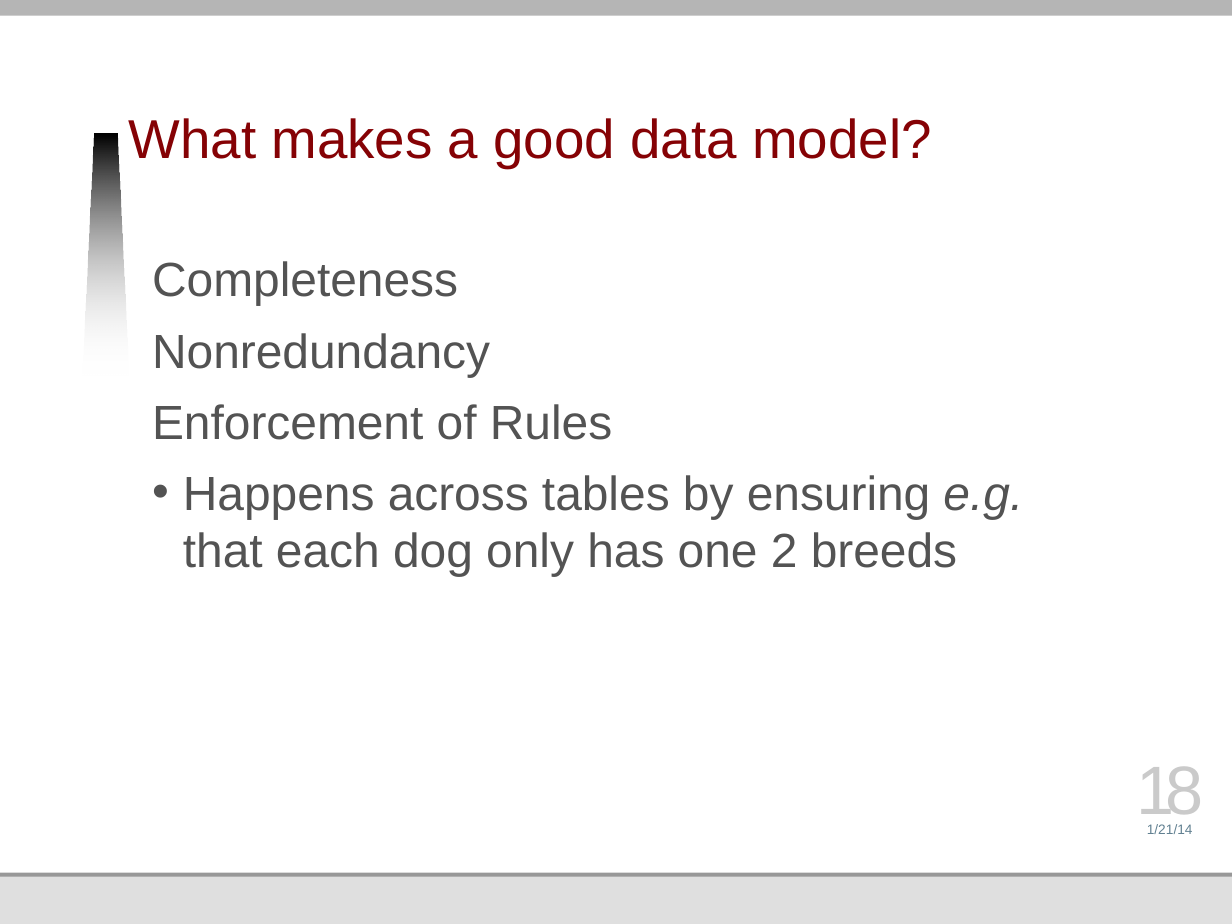
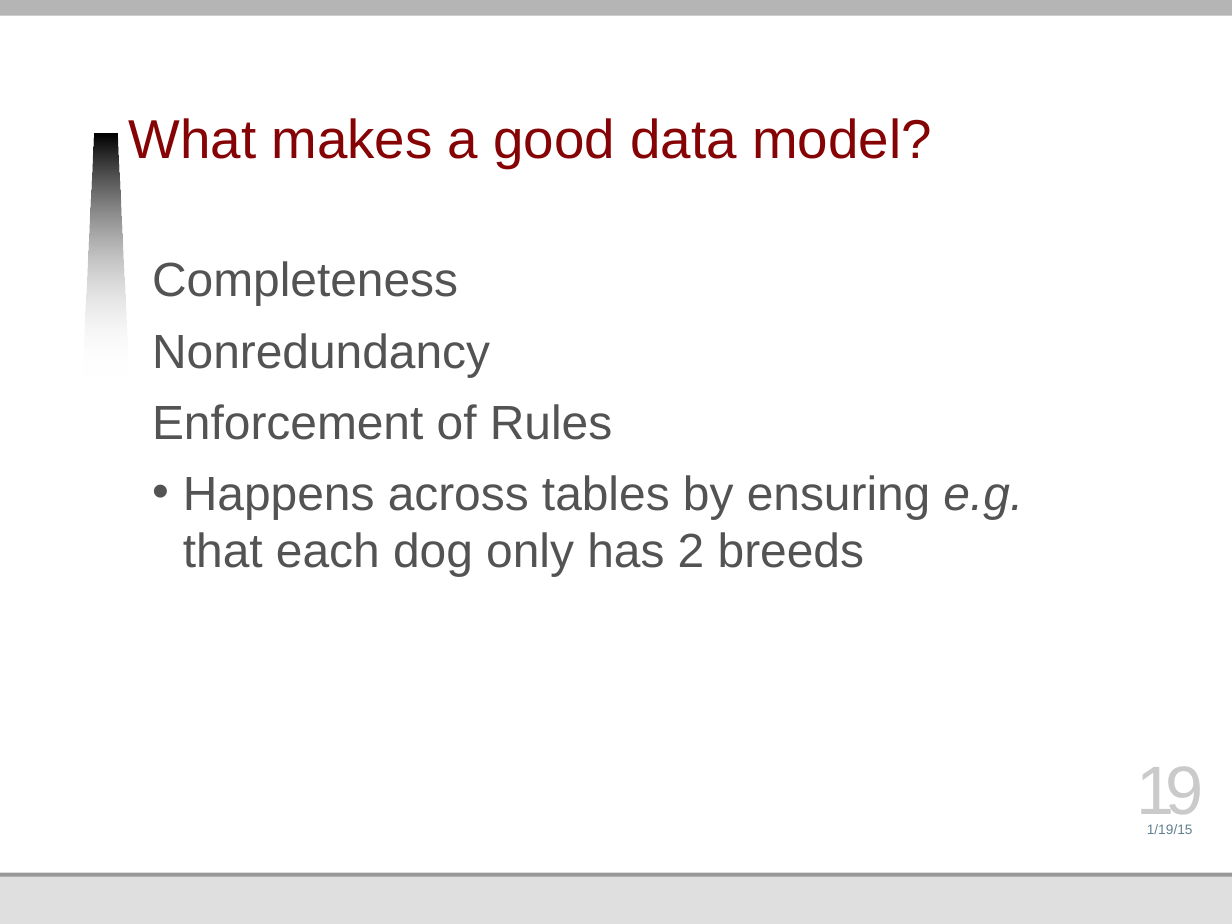
Before and after one commit to jmankoff/data, a slide deck: slide 19 of Lectures/3 Data Storage.pptx (slide 18 before the commit). Drawn at 1232x924 pixels with LibreOffice and Linux fonts; fonts in the diff are those of the drawing; background and template pictures are left out. Boxes give left, top, right and bottom in pixels: in the first picture for what was removed or moved away, otherwise in the second. Text is boxed around its words. In the diff, an @@ line names an element or a change of style, - is before the commit and + after.

```diff
--- a/Lectures/3 Data Storage.pptx
+++ b/Lectures/3 Data Storage.pptx
@@ text at [183,475,1023,577]: text changed @@
-• Happens across tables by ensuring e.g. that each dog only has one 2 breeds
+• Happens across tables by ensuring e.g. that each dog only has 2 breeds
@@ page number at [1136,766,1204,827]: text changed @@
-18
+19
@@ text at [1147,824,1193,834]: text changed @@
-1/21/14
+1/19/15
```
Also in this commit, not shown: 30 other slides changed, 27 other files.
